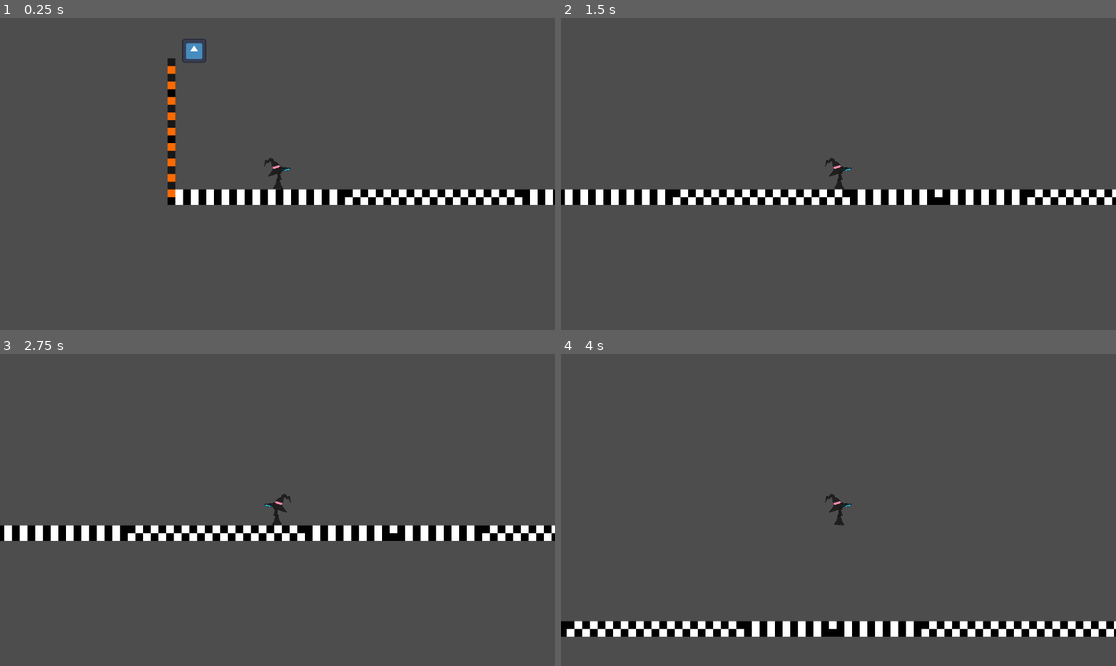
Above: before the commit, frames 1-4 (two rows, left to right).
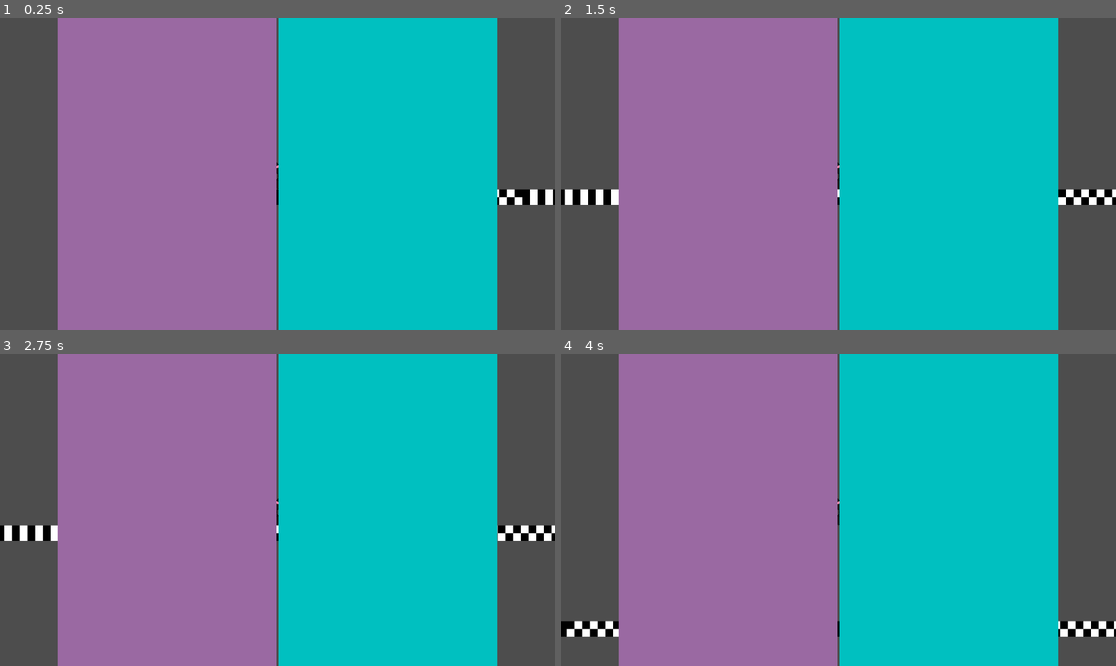
Above: after the commit, the same moments.

Repository: AustinTheWitch/ProjectMorrigan
Game: Godot game, scene res://Player/player.tscn
Two runs of this game, one before a commit and one after it. Both use one fixed random seed, a clock stepped at 60 frames per second and the inputs below. The engine's default icon, where the game draws it, is replaced by a stand-in: a white triangle on a blue panel in a dark square.
Inputs (mouse positions are in pixels of both pictures, inside the frame that each line leads up to):
- Up to frame 1 (0.25 s): no input
- Up to frame 2 (1.5 s): tap Enter at 0.5 s; move the mouse to (960, 158) at 0.52 s; hold Right (Right) from 0.53 s (still down); tap A (Attack) at 0.6 s; tap Up (Up) at 0.77 s; move the mouse to (727, 189) at 1.27 s; tap S (Blink) at 1.35 s
- Up to frame 3 (2.75 s): tap Up (Up) at 1.52 s; move the mouse to (333, 441) at 2.02 s; release Right (Right) at 2.03 s; hold Left (Left) from 2.03 s (still down); tap D (Deflect) at 2.1 s
- Up to frame 4 (4 s): move the mouse to (810, 572) at 2.77 s; release Left (Left) at 2.78 s; hold Right (Right) from 2.78 s (still down); tap F (Fireball) at 2.85 s; tap Up (Up) at 3.02, 3.77 s; move the mouse to (1005, 556) at 3.52 s; tap Tab (Grimoire) at 3.6 s

The runs differ from the first frame. In frame 1, 79% of the frame differs, in the area x 10-90%, y 0-100%; in frame 2, 79%; in frame 3, 79%; in frame 4, 79%.

Commit message:
Figuring Grimoire Layout

Diff:
--- /dev/null
+++ b/Book.tscn
@@ -0,0 +1,154 @@
+[gd_scene load_steps=5 format=3 uid="uid://c7h0c6iyejtkl"]
+
+[ext_resource type="Texture2D" uid="uid://67l276vwhonw" path="res://icon.svg" id="1_ypagr"]
+
+[sub_resource type="StyleBoxFlat" id="StyleBoxFlat_6vo3r"]
+content_margin_left = 32.0
+content_margin_top = 24.0
+content_margin_right = 32.0
+content_margin_bottom = 12.0
+bg_color = Color(0.8, 0.746667, 0.64, 1)
+border_width_right = 32
+border_color = Color(0.6, 0.48, 0.36, 1)
+border_blend = true
+
+[sub_resource type="StyleBoxLine" id="StyleBoxLine_q3leg"]
+color = Color(0.2, 0.2, 0.2, 1)
+thickness = 2
+
+[sub_resource type="StyleBoxFlat" id="StyleBoxFlat_3u0o2"]
+content_margin_left = 32.0
+content_margin_top = 24.0
+content_margin_right = 32.0
+content_margin_bottom = 12.0
+bg_color = Color(0.8, 0.746667, 0.64, 1)
+border_width_left = 32
+border_color = Color(0.6, 0.48, 0.36, 1)
+border_blend = true
+
+[node name="Control" type="HBoxContainer"]
+anchors_preset = 15
+anchor_right = 1.0
+anchor_bottom = 1.0
+grow_horizontal = 2
+grow_vertical = 2
+theme_override_constants/separation = -2
+alignment = 1
+
+[node name="LeftPage" type="AspectRatioContainer" parent="."]
+layout_mode = 2
+size_flags_horizontal = 3
+ratio = 0.7
+alignment_horizontal = 2
+
+[node name="PanelContainer" type="PanelContainer" parent="LeftPage"]
+layout_mode = 2
+theme_override_styles/panel = SubResource("StyleBoxFlat_6vo3r")
+
+[node name="VBoxContainer" type="VBoxContainer" parent="LeftPage/PanelContainer"]
+layout_mode = 2
+
+[node name="Label" type="Label" parent="LeftPage/PanelContainer/VBoxContainer"]
+layout_mode = 2
+theme_override_colors/font_color = Color(0.2, 0.2, 0.2, 1)
+text = "Familiars : Godot"
+
+[node name="HSeparator" type="HSeparator" parent="LeftPage/PanelContainer/VBoxContainer"]
+layout_mode = 2
+theme_override_constants/separation = 5
+theme_override_styles/separator = SubResource("StyleBoxLine_q3leg")
+
+[node name="MarginContainer" type="MarginContainer" parent="LeftPage/PanelContainer/VBoxContainer"]
+layout_mode = 2
+size_flags_vertical = 3
+
+[node name="VBoxContainer" type="VBoxContainer" parent="LeftPage/PanelContainer/VBoxContainer/MarginContainer"]
+layout_mode = 2
+
+[node name="TextureRect" type="TextureRect" parent="LeftPage/PanelContainer/VBoxContainer/MarginContainer/VBoxContainer"]
+layout_mode = 2
+size_flags_vertical = 3
+texture = ExtResource("1_ypagr")
+stretch_mode = 5
+
+[node name="Name" type="Label" parent="LeftPage/PanelContainer/VBoxContainer/MarginContainer/VBoxContainer"]
+layout_mode = 2
+theme_override_colors/font_color = Color(0, 0, 0, 1)
+text = "Godot"
+horizontal_alignment = 1
+
+[node name="Label2" type="RichTextLabel" parent="LeftPage/PanelContainer/VBoxContainer/MarginContainer/VBoxContainer"]
+layout_mode = 2
+size_flags_vertical = 3
+theme_override_colors/default_color = Color(0, 0, 0, 1)
+text = "This is a Godot, it's very Godot"
+
+[node name="HSeparator2" type="HSeparator" parent="LeftPage/PanelContainer/VBoxContainer"]
+layout_mode = 2
+theme_override_constants/separation = 5
+theme_override_styles/separator = SubResource("StyleBoxLine_q3leg")
+
+[node name="Label2" type="Label" parent="LeftPage/PanelContainer/VBoxContainer"]
+layout_mode = 2
+theme_override_colors/font_color = Color(0.2, 0.2, 0.2, 1)
+text = "01"
+horizontal_alignment = 1
+
+[node name="RightPage" type="AspectRatioContainer" parent="."]
+layout_mode = 2
+size_flags_horizontal = 3
+ratio = 0.7
+alignment_horizontal = 0
+
+[node name="PanelContainer" type="PanelContainer" parent="RightPage"]
+layout_mode = 2
+theme_override_styles/panel = SubResource("StyleBoxFlat_3u0o2")
+
+[node name="VBoxContainer" type="VBoxContainer" parent="RightPage/PanelContainer"]
+layout_mode = 2
+
+[node name="Label" type="Label" parent="RightPage/PanelContainer/VBoxContainer"]
+layout_mode = 2
+theme_override_colors/font_color = Color(0.2, 0.2, 0.2, 1)
+text = "Familiars : Not Godot"
+
+[node name="HSeparator" type="HSeparator" parent="RightPage/PanelContainer/VBoxContainer"]
+layout_mode = 2
+theme_override_constants/separation = 5
+theme_override_styles/separator = SubResource("StyleBoxLine_q3leg")
+
+[node name="MarginContainer" type="MarginContainer" parent="RightPage/PanelContainer/VBoxContainer"]
+layout_mode = 2
+size_flags_vertical = 3
+
+[node name="VBoxContainer" type="VBoxContainer" parent="RightPage/PanelContainer/VBoxContainer/MarginContainer"]
+layout_mode = 2
+
+[node name="TextureRect" type="TextureRect" parent="RightPage/PanelContainer/VBoxContainer/MarginContainer/VBoxContainer"]
+layout_mode = 2
+size_flags_vertical = 3
+texture = ExtResource("1_ypagr")
+stretch_mode = 5
+
+[node name="Name" type="Label" parent="RightPage/PanelContainer/VBoxContainer/MarginContainer/VBoxContainer"]
+layout_mode = 2
+theme_override_colors/font_color = Color(0, 0, 0, 1)
+text = "Not Godot"
+horizontal_alignment = 1
+
+[node name="Label2" type="RichTextLabel" parent="RightPage/PanelContainer/VBoxContainer/MarginContainer/VBoxContainer"]
+layout_mode = 2
+size_flags_vertical = 3
+theme_override_colors/default_color = Color(0, 0, 0, 1)
+text = "This is a Not Godot, it's very Godon't"
+
+[node name="HSeparator2" type="HSeparator" parent="RightPage/PanelContainer/VBoxContainer"]
+layout_mode = 2
+theme_override_constants/separation = 5
+theme_override_styles/separator = SubResource("StyleBoxLine_q3leg")
+
+[node name="Label2" type="Label" parent="RightPage/PanelContainer/VBoxContainer"]
+layout_mode = 2
+theme_override_colors/font_color = Color(0.2, 0.2, 0.2, 1)
+text = "02"
+horizontal_alignment = 1
--- a/UserInterface/Scripts/grimoire.gd
+++ b/UserInterface/Scripts/grimoire.gd
@@ -1,15 +1,18 @@
 extends CanvasLayer
 
 const FAMILIAR_PAGE = preload("res://UserInterface/familiarpage.tscn")
-@onready var familar_section: TabContainer = $AspectRatioContainer/Binding/Ch_Familiar
+@onready var familiar_section: TabContainer = $Background/Ch_Familiar
 const Familiarpage = preload("res://UserInterface/Scripts/familiarpage.gd")
 
 const REAGENT_PAGE = preload("res://UserInterface/reagentpage.tscn")
-@onready var reagent_section: TabContainer = $AspectRatioContainer/Binding/Ch_Reagent
+@onready var reagent_section: TabContainer = $Background/Ch_Reagent
 const Reagentpage = preload("res://UserInterface/Scripts/reagentpage.gd")
 
 func _ready():
-	load_familiars()
+	#load_familiars()
+	#reagent_index()
+	#page_structure()
+	pass
 func _process(_delta: float):
 	pass
 func load_familiars():
@@ -17,11 +20,11 @@
 		var page : Familiarpage = FAMILIAR_PAGE.instantiate() as Familiarpage
 		page.familiar = familiar
 		page.name = familiar.familiar_name
-		familar_section.add_child(page)
-		self.visible = false
+		familiar_section.add_child(page)
 
 func reagent_index():
 	for reagent : Reagent in Gamemanager.reagentlist:
 		var page : Reagentpage = REAGENT_PAGE.instantiate() as Reagentpage
 		page.reagent = reagent
 		page.name = reagent.reagent_name
+		reagent_section.add_child(page)
--- a/UserInterface/grimoire.tscn
+++ b/UserInterface/grimoire.tscn
@@ -4,6 +4,47 @@
 
 [node name="Grimoire" type="CanvasLayer"]
 script = ExtResource("1_bd2vo")
+
+[node name="Binding" type="HBoxContainer" parent="."]
+anchors_preset = 15
+anchor_right = 1.0
+anchor_bottom = 1.0
+grow_horizontal = 2
+grow_vertical = 2
+theme_override_constants/separation = 4
+alignment = 1
+
+[node name="Left_Page" type="AspectRatioContainer" parent="Binding"]
+layout_mode = 2
+size_flags_horizontal = 3
+ratio = 0.7
+alignment_horizontal = 2
+
+[node name="ColorRect" type="ColorRect" parent="Binding/Left_Page"]
+layout_mode = 2
+color = Color(0.601963, 0.41339, 0.634404, 1)
+
+[node name="VBoxContainer" type="VBoxContainer" parent="Binding/Left_Page"]
+layout_mode = 2
+
+[node name="MarginContainer" type="MarginContainer" parent="Binding/Left_Page/VBoxContainer"]
+layout_mode = 2
+
+[node name="Right_Page" type="AspectRatioContainer" parent="Binding"]
+layout_mode = 2
+size_flags_horizontal = 3
+ratio = 0.7
+alignment_horizontal = 0
+
+[node name="ColorRect" type="ColorRect" parent="Binding/Right_Page"]
+layout_mode = 2
+color = Color(4.33177e-06, 0.752467, 0.754283, 1)
+
+[node name="VBoxContainer" type="VBoxContainer" parent="Binding/Right_Page"]
+layout_mode = 2
+
+[node name="MarginContainer" type="MarginContainer" parent="Binding/Right_Page/VBoxContainer"]
+layout_mode = 2
 
 [node name="AspectRatioContainer" type="AspectRatioContainer" parent="."]
 anchors_preset = 15
@@ -13,15 +54,9 @@
 grow_vertical = 2
 ratio = 0.7071
 
-[node name="Binding" type="HBoxContainer" parent="AspectRatioContainer"]
+[node name="Left_Page" type="VBoxContainer" parent="AspectRatioContainer"]
 layout_mode = 2
 
-[node name="Ch_Familiar" type="TabContainer" parent="AspectRatioContainer/Binding"]
+[node name="Right_Page" type="VBoxContainer" parent="AspectRatioContainer"]
 layout_mode = 2
-size_flags_horizontal = 3
-size_flags_vertical = 3
-
-[node name="Ch_Reagent" type="TabContainer" parent="AspectRatioContainer/Binding"]
-layout_mode = 2
-size_flags_horizontal = 3
-size_flags_vertical = 3
+alignment = 2
